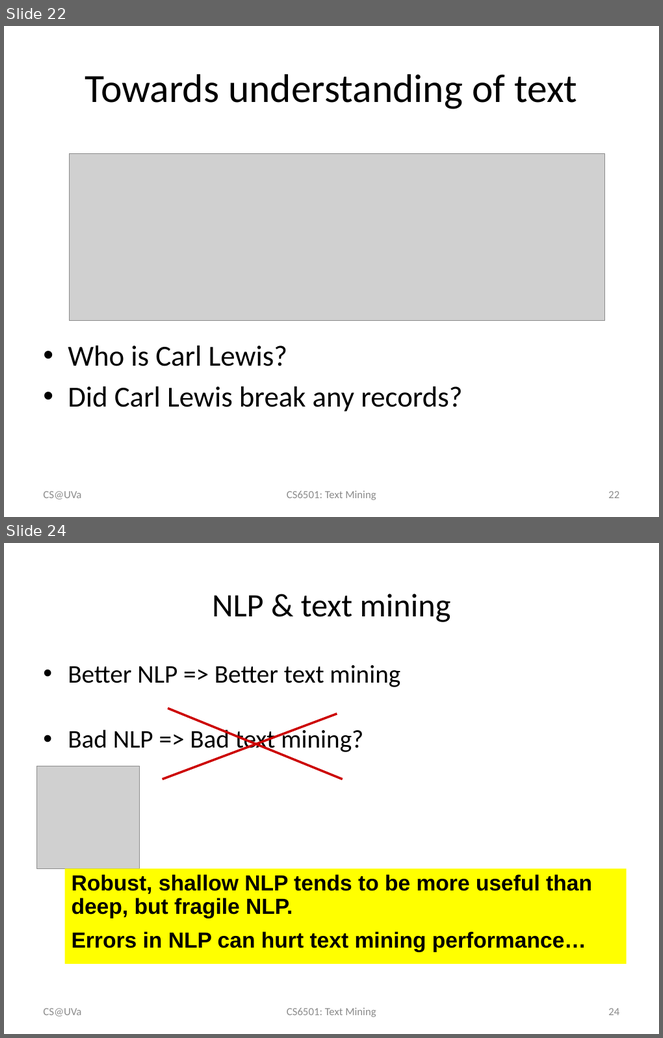
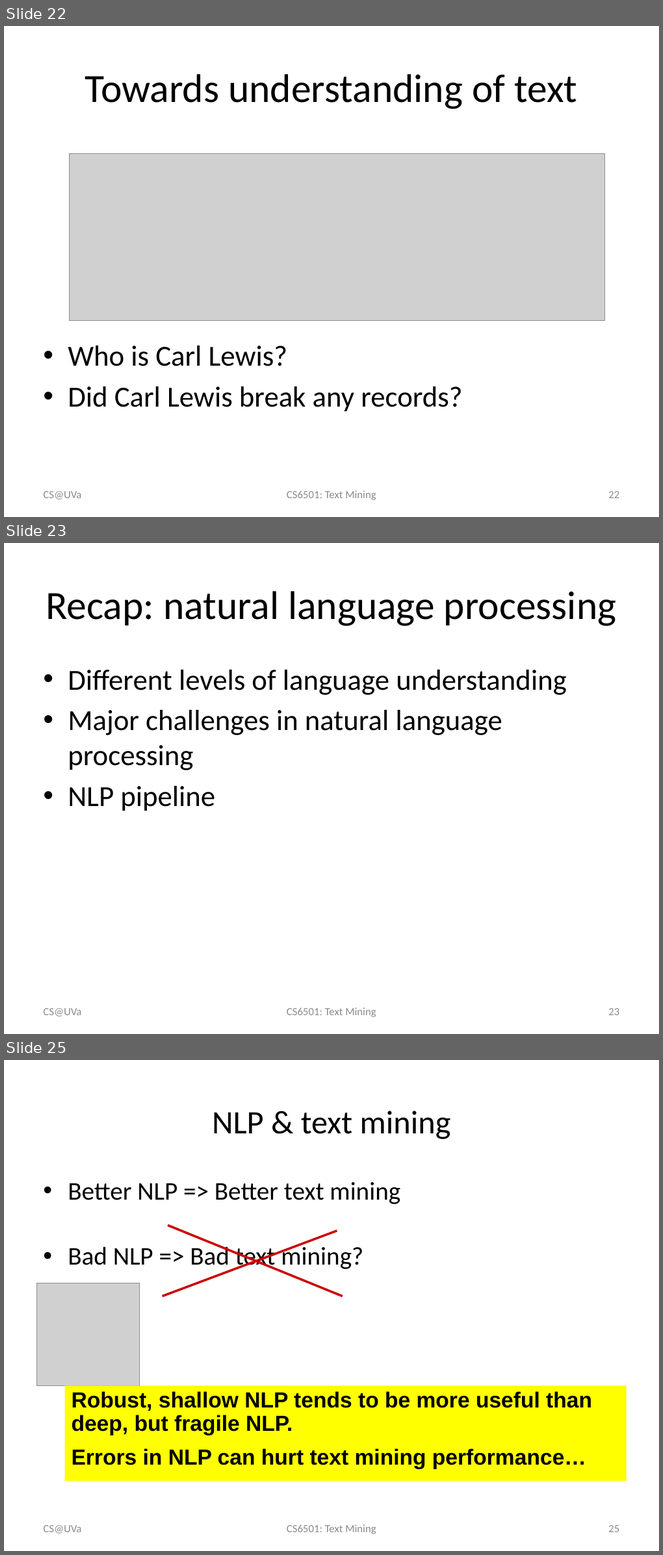
Before and after one commit to wang296/CS6501-Text-Mining, a slide deck: docs/IntroductionToNLP.pptx. Shown one above the other, each under a label of ours: slides 22 and 24 before the commit, slides 22, 23 and 25 after it; the slides between them are not shown. The pictures are 663x1038 and 663x1555 pixels, drawn with LibreOffice and Linux fonts; fonts in the diff are those of the drawing; grey boxes stand for pictures. Boxes give left, top, right and bottom in pixels: in the first picture for what was removed or moved away, otherwise in the second. Text is boxed around its words. In the diff, an @@ line names an element or a change of style, - is before the commit and + after.

```diff
--- a/docs/IntroductionToNLP.pptx
+++ b/docs/IntroductionToNLP.pptx
@@ slide 23 added at (4,543,659,1034), background #FFFFFF @@
@@ title added at (46,591,616,626), 44 pt, text #000000 @@
+Recap: natural language processing
@@ text added at (68,670,567,811), 32 pt, text #000000 @@
+• Different levels of language understanding
+• Major challenges in natural language processing
+• NLP pipeline
@@ text added at (43,1008,81,1017), 12 pt, text #8C8C8C @@
+CS@UVa
@@ text added at (287,1008,376,1017), 12 pt, text #8C8C8C @@
+CS6501: Text Mining
@@ page number added at (608,1008,620,1016), 12 pt, text #8C8C8C @@
+23
@@ what was slide 24 is now slide 25 @@
@@ page number at (608,1525,620,1533): text changed @@
-24
+25
```
Also in this commit, not shown: 2 slides changed, 4 other files.
